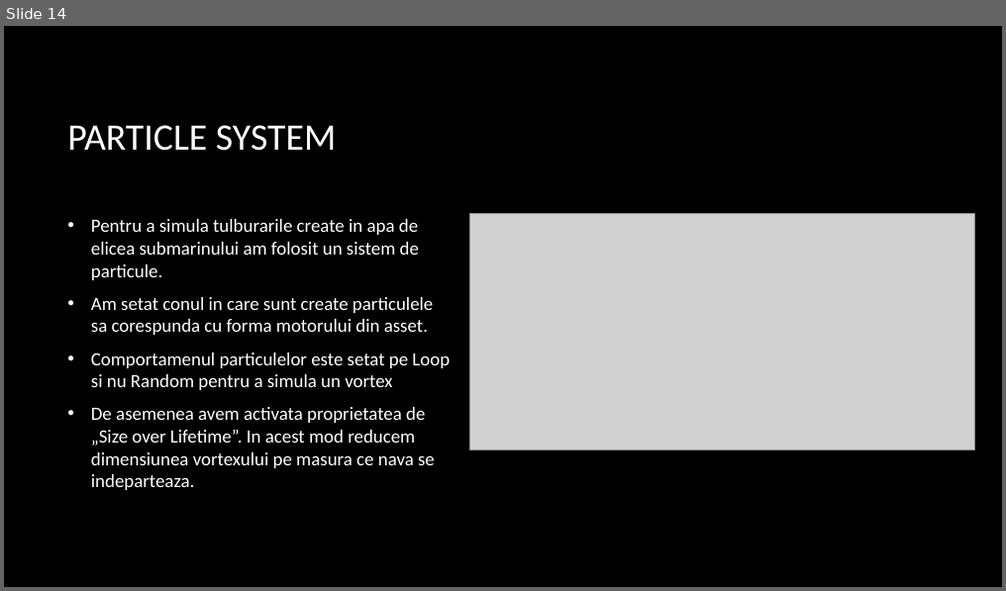
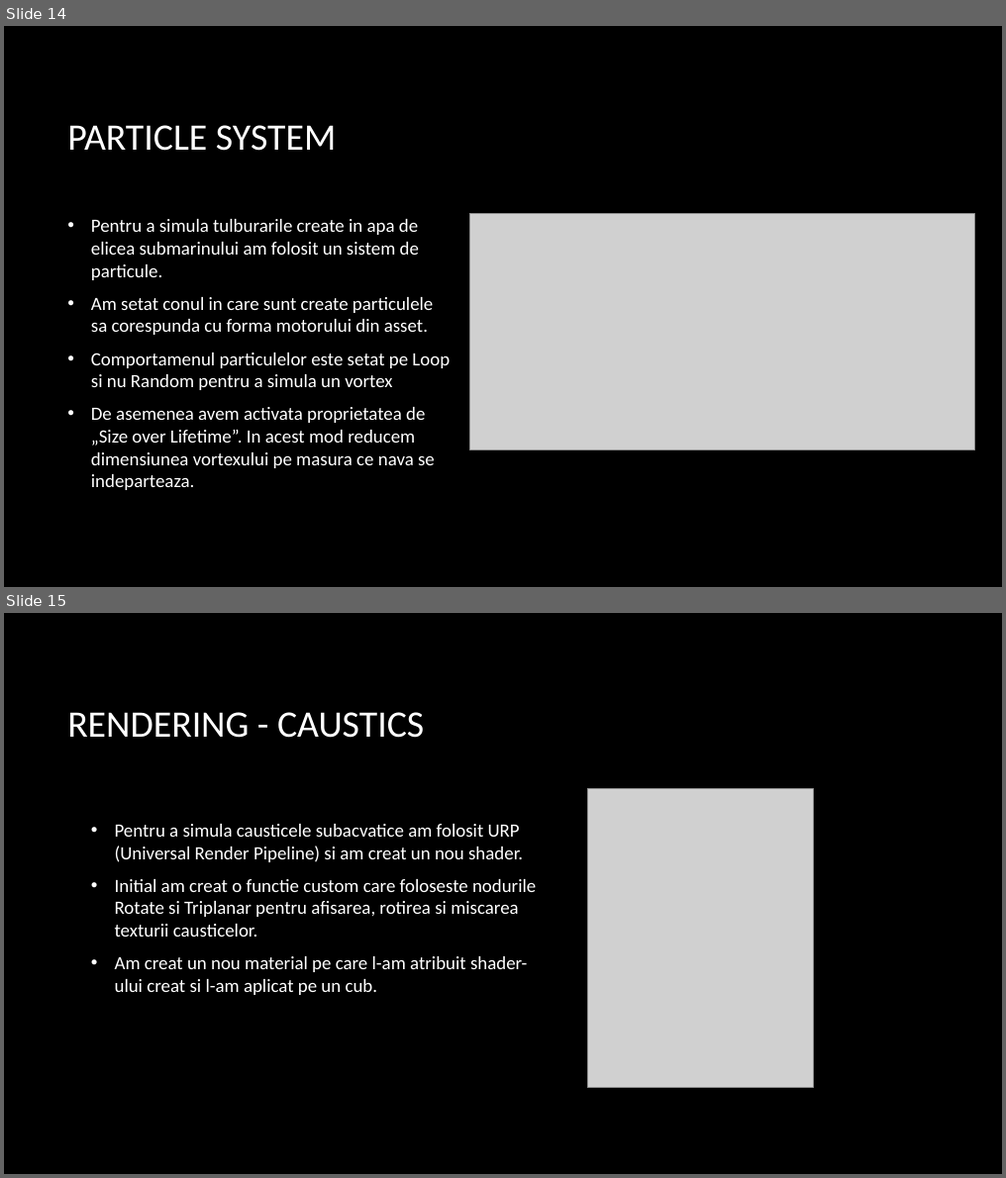
Before and after one commit to AntonVonDelta/ProiectPAS, a slide deck: Prezentare/OceanExploration.pptx. Shown one above the other, each under a label of ours: slide 14 before the commit, slides 14 and 15 after it. The pictures are 1006x591 and 1006x1178 pixels, drawn with LibreOffice and Linux fonts; fonts in the diff are those of the drawing; grey boxes stand for pictures; background and template pictures are left out. Boxes give left, top, right and bottom in pixels: in the first picture for what was removed or moved away, otherwise in the second. Text is boxed around its words. In the diff, an @@ line names an element or a change of style, - is before the commit and + after.

Commit message:
refactor & slides

```diff
--- a/Prezentare/OceanExploration.pptx
+++ b/Prezentare/OceanExploration.pptx
@@ slide 15 added at (x1=4, y1=613, x2=1002, y2=1174), background picture (left out) @@
@@ title added at (x1=67, y1=712, x2=424, y2=738), 36 pt, text #FFFFFF @@
+RENDERING - CAUSTICS
@@ picture added at (x1=587, y1=789, x2=813, y2=1087) @@
@@ text added at (x1=115, y1=824, x2=536, y2=995), 18 pt, text #FFFFFF @@
+• Pentru a simula causticele subacvatice am folosit URP (Universal Render Pipeline) si am creat un nou shader.
+• Initial am creat o functie custom care foloseste nodurile Rotate si Triplanar pentru afisarea, rotirea si miscarea texturii causticelor.
+• Am creat un nou material pe care l-am atribuit shader-ului creat si l-am aplicat pe un cub.
```
Also in this commit, not shown: 1 other slide added, 6 other files.
